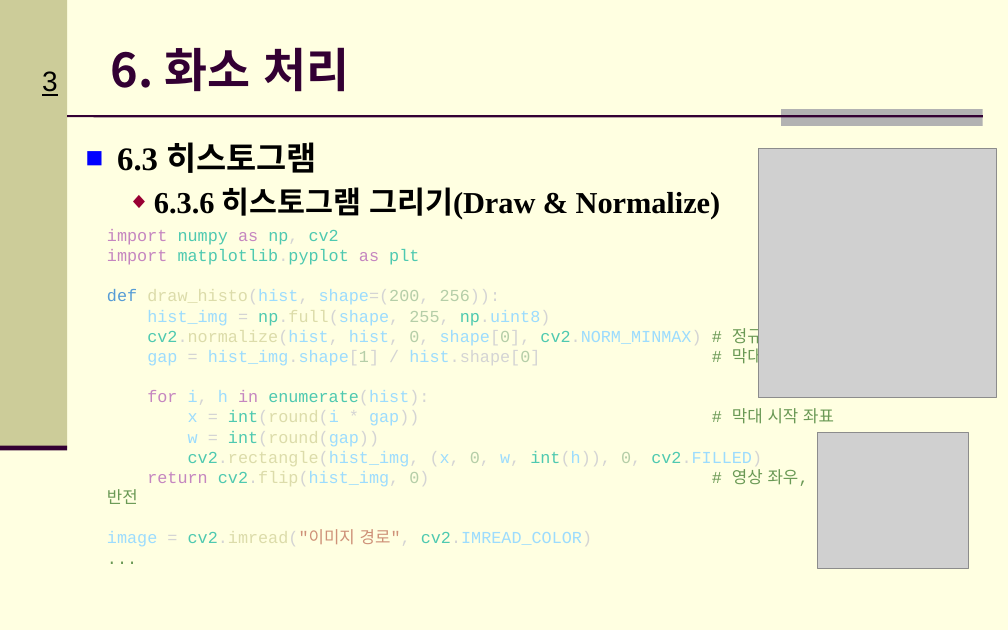
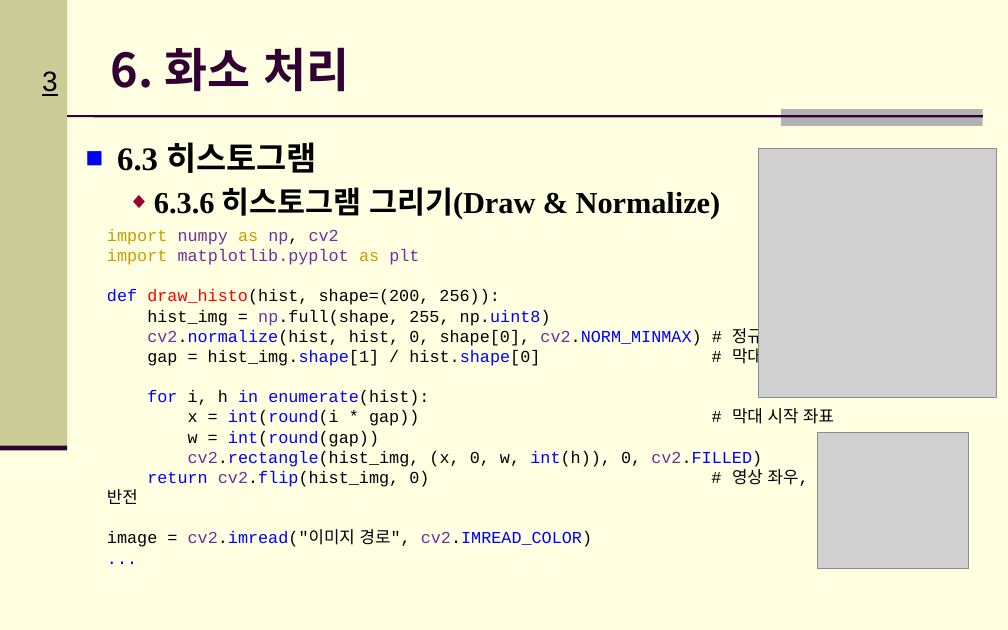
Before and after one commit to Hitbee-dev/OpenCV-Python, a slide deck: slide 3 of 2022-11-08/documents/CH_06 화소 처리.pptx. Drawn at 1008x630 pixels with LibreOffice and Linux fonts; fonts in the diff are those of the drawing; grey boxes stand for pictures; background and template pictures are left out. Boxes give left, top, right and bottom in pixels: in the first picture for what was removed or moved away, otherwise in the second. Text is boxed around its words. In the diff, an @@ line names an element or a change of style, - is before the commit and + after.

```diff
--- a/2022-11-08/documents/CH_06 화소 처리.pptx
+++ b/2022-11-08/documents/CH_06 화소 처리.pptx
@@ text "import numpy as np, cv2" at (x1=107, y1=229, x2=834, y2=547): text colour #C586C0 to #CC9B00 in "import as", "import as"; text colour #4EC9B0 to #7030A0 in "numpy np, cv2", "matplotlib.pyplot plt", "np.full(shape,", "cv2.normalize(hist, cv2.NORM_MINMAX)" and 3 more places; text colour #D4D4D4 to #000000 in "np,", "draw_histo(hist, shape=(200, 256)):", "= np.full(shape, 255, np.uint8)", "cv2.normalize(hist, hist, 0, shape[0], cv2.NORM_MINMAX)" and 7 more places; text colour #D4D4D4 to #7030A0 in "matplotlib.pyplot"; text colour #569CD6 to #0000FF in "def"; text colour #DCDCAA to #FF0000 in "draw_histo(hist,"; text colour #9CDCFE to #000000 in "draw_histo(hist, shape=(200,", "hist_img np.full(shape,", "cv2.normalize(hist, hist, shape[0],", "gap hist_img.shape[1] hist.shape[0]" and 6 more places; text colour #B5CEA8 to #000000 in "shape=(200, 256)):", "255,", "0, shape[0],", "hist_img.shape[1] hist.shape[0]" and 2 more places; text colour #DCDCAA to #000000 in "np.full(shape,"; text colour #4EC9B0 to #000000 in "np.uint8)"; text colour #9CDCFE to #0000FF in "np.uint8)", "cv2.NORM_MINMAX)", "hist_img.shape[1]", "cv2.FILLED)" and 1 more places; text colour #DCDCAA to #0000FF in "cv2.normalize(hist,", "int(round(i", "int(round(gap))", "cv2.rectangle(hist_img," and 2 more places; text colour #6A9955 to #000000 in "# 정규화", "# 막대 너비", "# 막대 시작 좌표", "# 영상 좌우, 상하 반전"; text colour #D4D4D4 to #0000FF in "hist.shape[0]"; text colour #C586C0 to #0000FF in "for in", "return"; text colour #4EC9B0 to #0000FF in "enumerate(hist):", "int(round(i", "int(round(gap))", "int(h)),"; text colour #CE9178 to #000000 in "cv2.imread("이미지 경로","; text colour #6A9955 to #0000FF in "..." @@
```
Also in this commit, not shown: 5 other slides changed, 4 slides added, 4 other files.
